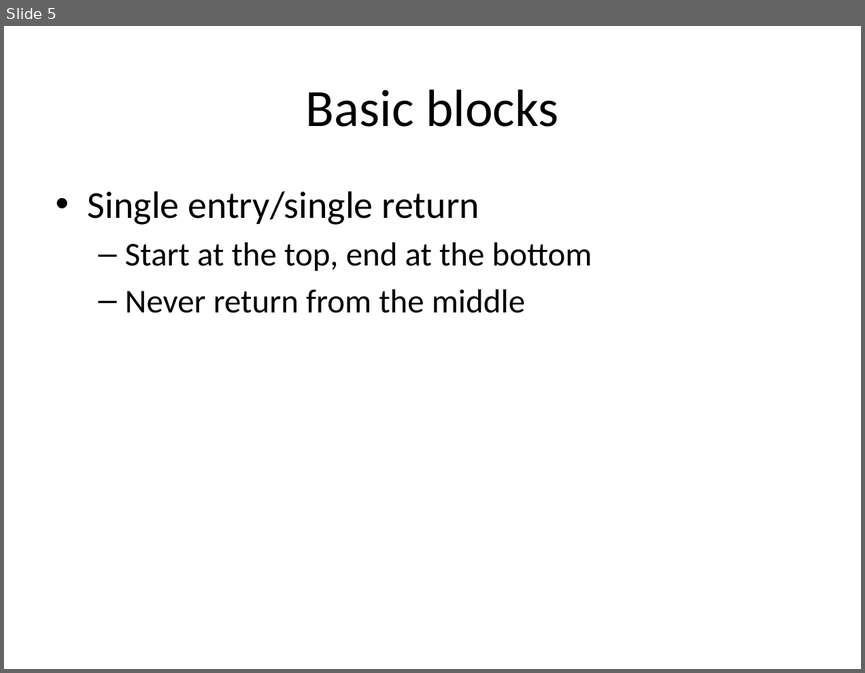
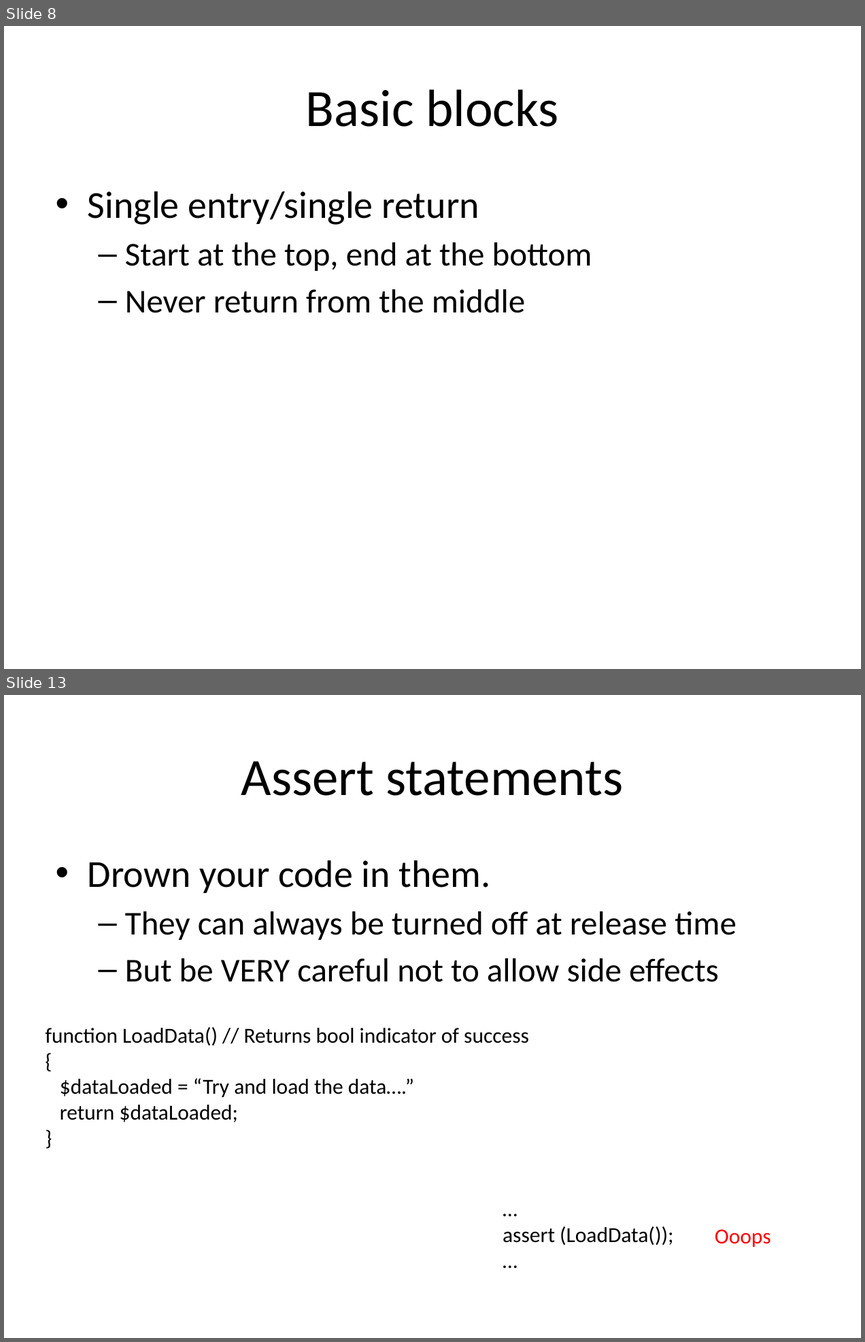
Before and after one commit to DavidJameson/SocialSoftware, a slide deck: DefensiveProgrammingTechniques.pptx. Shown one above the other, each under a label of ours: slide 5 before the commit, slides 8 and 13 after it; the slides between them are not shown. The pictures are 865x673 and 865x1342 pixels, drawn with LibreOffice and Linux fonts; fonts in the diff are those of the drawing. Boxes give left, top, right and bottom in pixels: in the first picture for what was removed or moved away, otherwise in the second. Text is boxed around its words. In the diff, an @@ line names an element or a change of style, - is before the commit and + after.

Commit message:
Still in progress — added section about assertions

```diff
--- a/DefensiveProgrammingTechniques.pptx
+++ b/DefensiveProgrammingTechniques.pptx
@@ slide 13 added at box(4, 695, 861, 1338), background #FFFFFF @@
@@ title added at box(241, 761, 623, 796), 44 pt, text #000000 @@
+Assert statements
@@ text added at box(88, 860, 736, 982), 28 pt, text #000000 @@
+• Drown your code in them.
+  – They can always be turned off at release time
+  – But be VERY careful not to allow side effects
@@ text added at box(45, 1027, 529, 1122), 18 pt, text #000000 @@
+function LoadData() // Returns bool indicator of success
+{
+$dataLoaded = “Try and load the data….”
+return $dataLoaded;
+}
@@ text added at box(502, 1226, 673, 1244), 18 pt, text #000000 @@
+…
+assert (LoadData());
+…
@@ text added at box(715, 1229, 771, 1246), 18 pt, text #FF0000 @@
+Ooops
@@ what was slide 5 is now slide 8 @@
```
Also in this commit, not shown: 4 slides changed, 10 other slides added.
